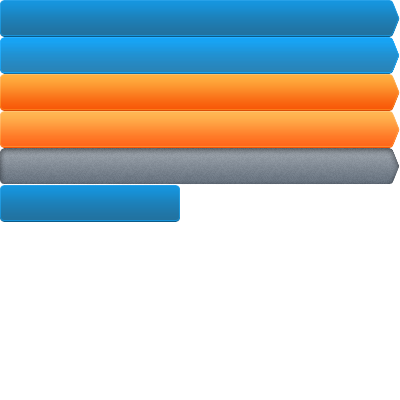
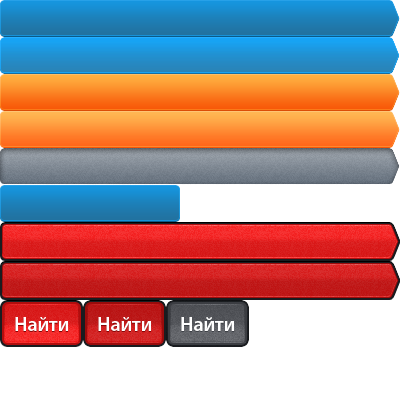
Layered file, before and after one edit (400x400). Changes by layer:
added layer "Layer 11" above "Layer 10" over bbox(166, 300, 249, 347)
added layer "Layer 10" above "Layer 9" over bbox(83, 300, 166, 347)
added layer "Layer 9" above "Layer 8" over bbox(0, 300, 83, 347)
added layer "Layer 8" above "Layer 6" over bbox(0, 222, 400, 300)
